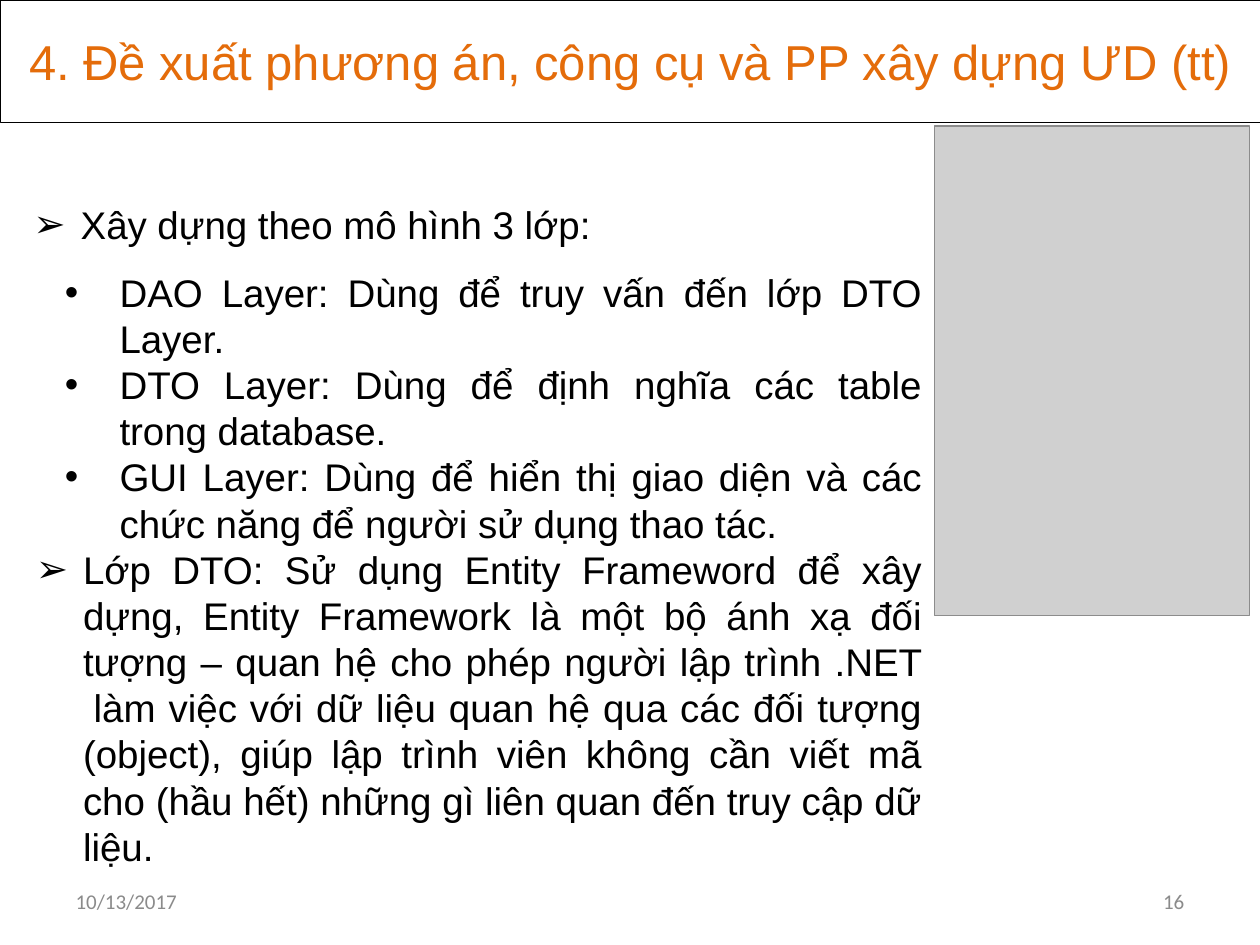
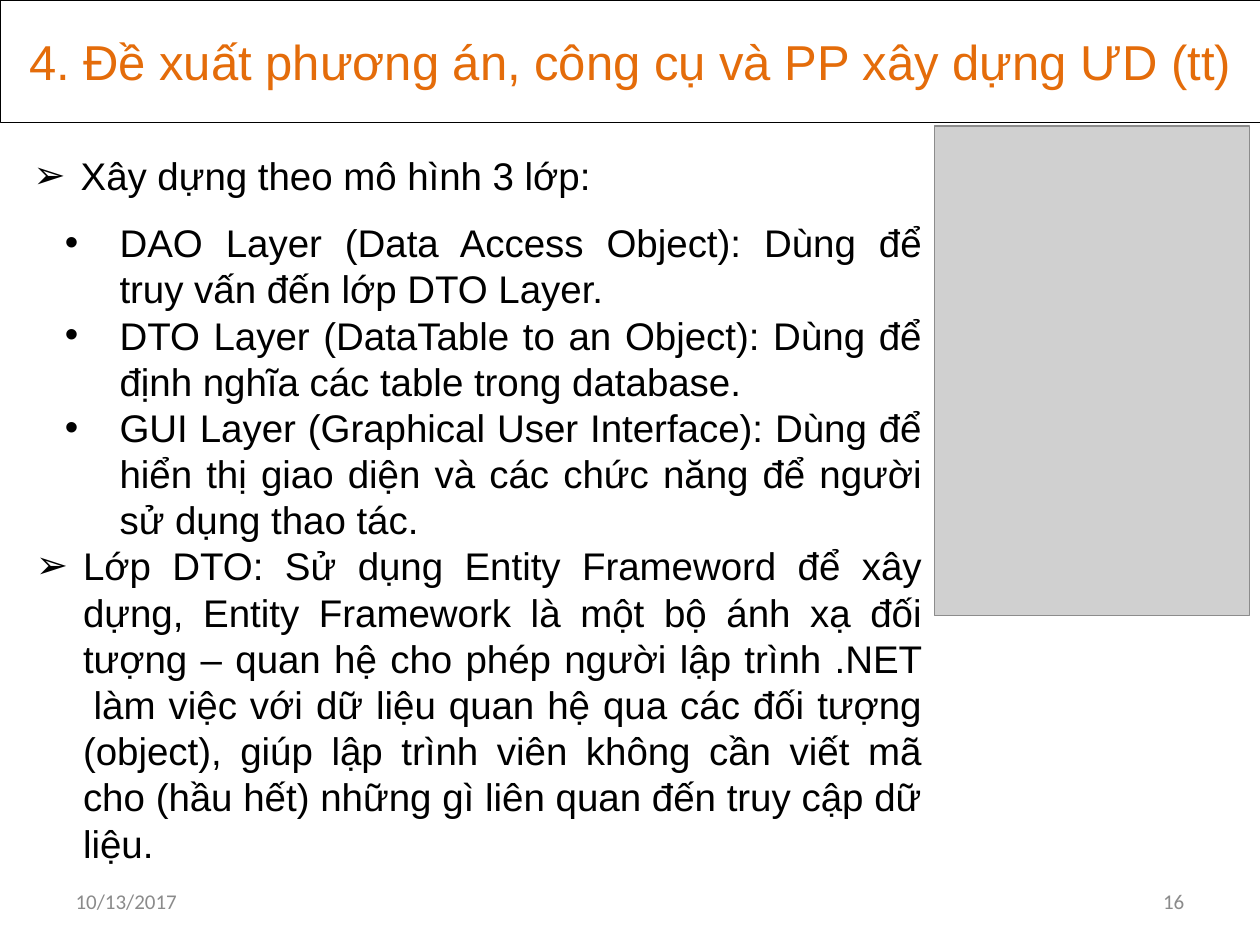
Before and after one commit to khanhvinhit/Do-An, a slide deck: slide 16 of THESIS/DACN_UD_Hoc_KHo_CTK37_BaoCao_D1.pptx. Drawn at 1260x945 pixels with LibreOffice and Linux fonts; fonts in the diff are those of the drawing; grey boxes stand for pictures. Boxes give left, top, right and bottom in pixels: in the first picture for what was removed or moved away, otherwise in the second. Text is boxed around its words. In the diff, an @@ line names an element or a change of style, - is before the commit and + after.

Commit message:
cm

```diff
--- a/THESIS/DACN_UD_Hoc_KHo_CTK37_BaoCao_D1.pptx
+++ b/THESIS/DACN_UD_Hoc_KHo_CTK37_BaoCao_D1.pptx
@@ text "Xây dựng theo mô hình ...": place and size @@
-text "Xây dựng theo mô hình ..." at (81, 210, 923, 867)
+text "Xây dựng theo mô hình ..." at (81, 161, 923, 864)
@@ text at (120, 227, 922, 542): text changed @@
-• DAO Layer: Dùng để truy vấn đến lớp DTO Layer.
-• DTO Layer: Dùng để định nghĩa các table trong database.
-• GUI Layer: Dùng để hiển thị giao diện và các chức năng để người sử dụng thao tác.
+• DAO Layer (Data Access Object): Dùng để truy vấn đến lớp DTO Layer.
+• DTO Layer (DataTable to an Object): Dùng để định nghĩa các table trong database.
+• GUI Layer (Graphical User Interface): Dùng để hiển thị giao diện và các chức năng để người sử dụng thao tác.
```
